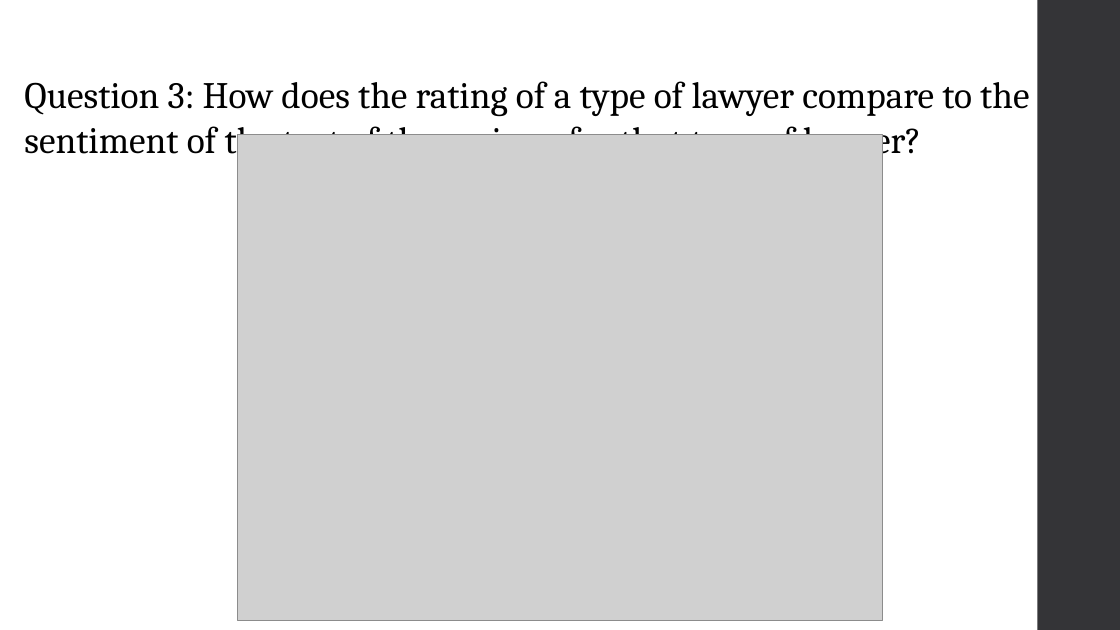
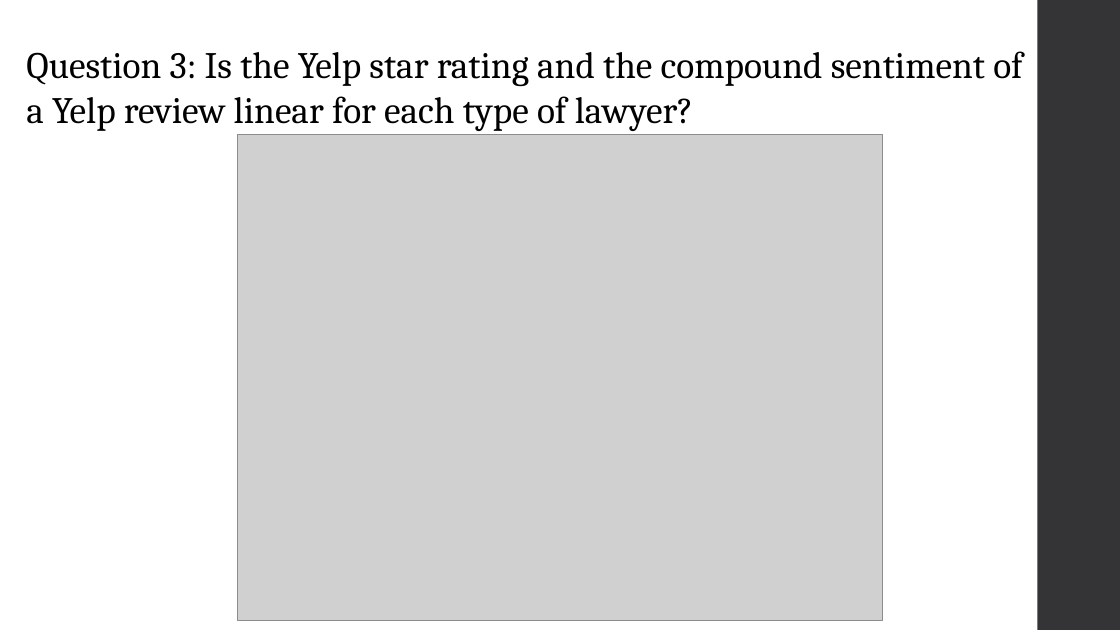
Before and after one commit to jaredstewartcase/Project-1-Bashplotlib, a slide deck: slide 11 of What Are People Saying about Lawyers on Yelp.pptx. Drawn at 1120x630 pixels with LibreOffice and Linux fonts; fonts in the diff are those of the drawing; grey boxes stand for pictures. Boxes give left, top, right and bottom in pixels: in the first picture for what was removed or moved away, otherwise in the second. Text is boxed around its words. In the diff, an @@ line names an element or a change of style, - is before the commit and + after.

```diff
--- a/What Are People Saying about Lawyers on Yelp.pptx
+++ b/What Are People Saying about Lawyers on Yelp.pptx
@@ title at <box>26,51,1023,131</box>: text changed @@
-  Question 3: How does the rating of a type of lawyer compare to the sentiment of the text of the reviews for that type of lawyer?
+  Question 3: Is the Yelp star rating and the compound sentiment of a Yelp review linear for each type of lawyer?
```
Also in this commit, not shown: 2 other slides changed, 17 other files.
